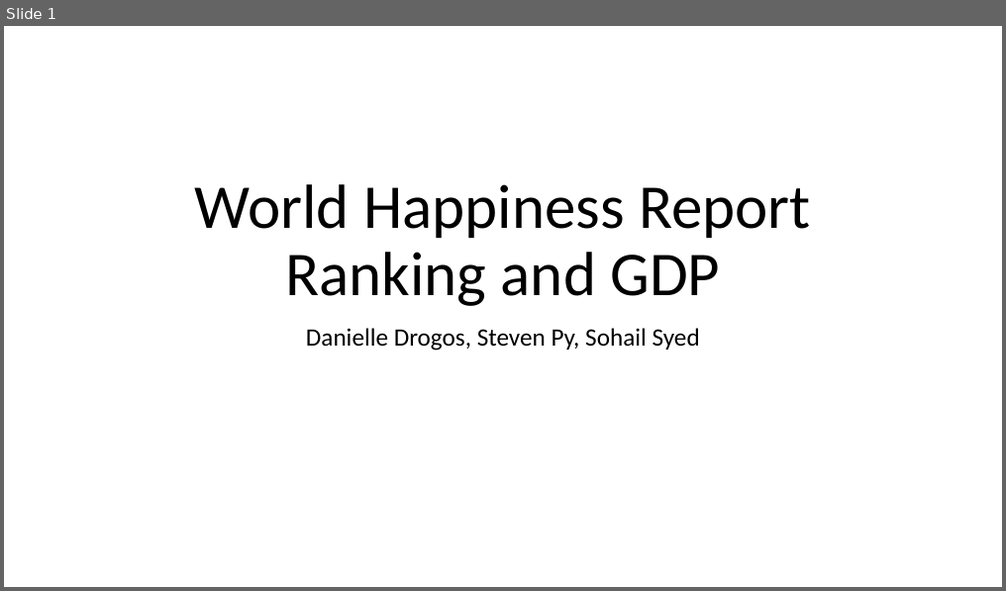
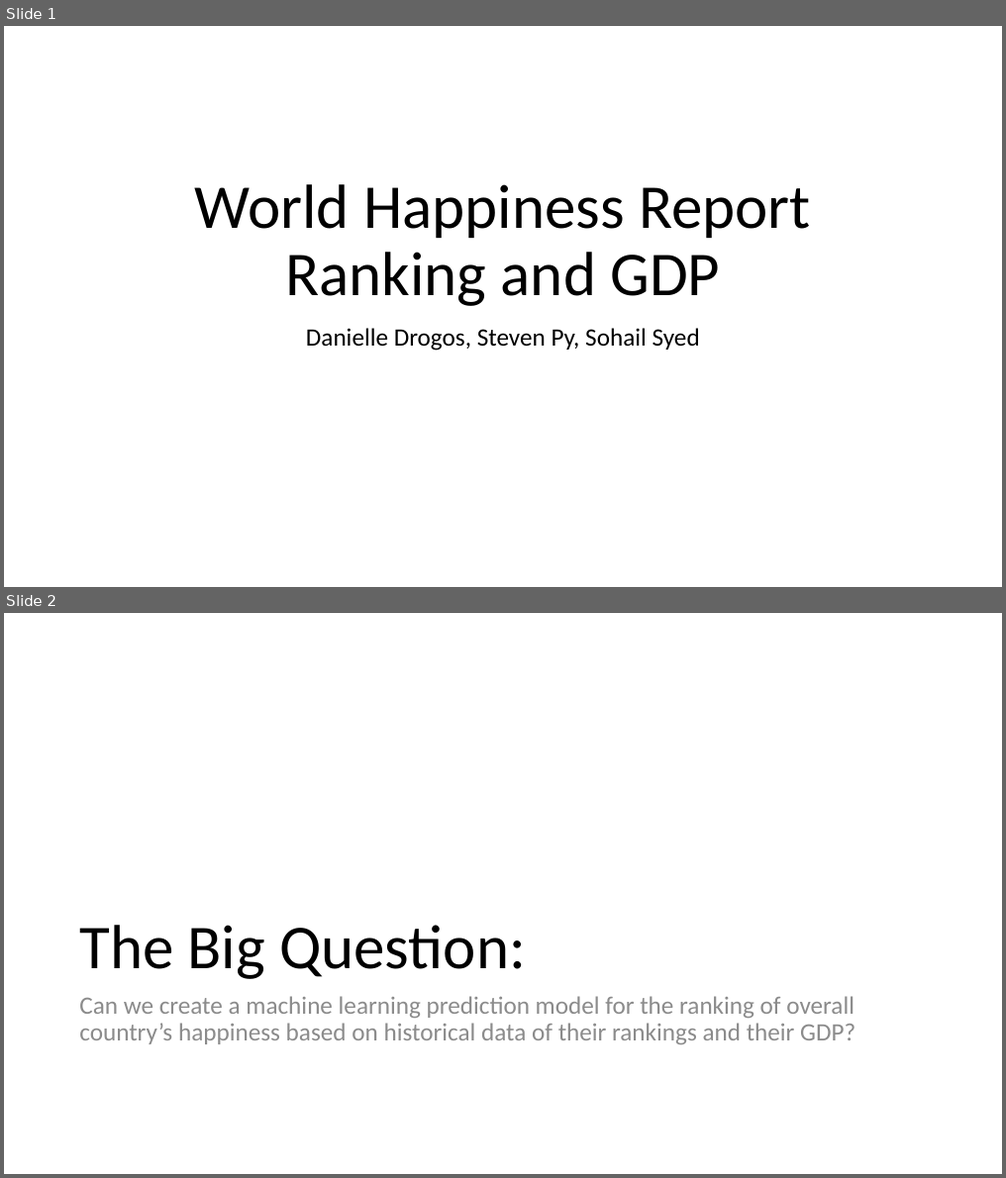
Before and after one commit to ssyed21/final-project, a slide deck: UCB_Bootcamp_Final.pptx. Shown one above the other, each under a label of ours: slide 1 before the commit, slides 1 and 2 after it. The pictures are 1006x591 and 1006x1178 pixels, drawn with LibreOffice and Linux fonts; fonts in the diff are those of the drawing. Boxes give left, top, right and bottom in pixels: in the first picture for what was removed or moved away, otherwise in the second. Text is boxed around its words. In the diff, an @@ line names an element or a change of style, - is before the commit and + after.

```diff
--- a/UCB_Bootcamp_Final.pptx
+++ b/UCB_Bootcamp_Final.pptx
@@ slide 2 added at (4,613,1002,1174), background #FFFFFF @@
@@ title added at (79,925,526,979), 60 pt, text #000000 @@
+The Big Question:
@@ text added at (79,996,855,1045), 24 pt, text #8C8C8C @@
+Can we create a machine learning prediction model for the ranking of overall country’s happiness based on historical data of their rankings and their GDP?
```
Also in this commit, not shown: 3 other slides added.
